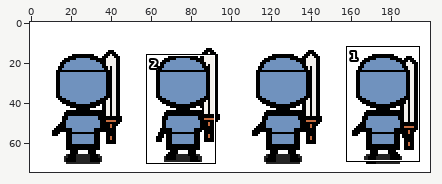
File history of a sprite sheet, resources/art/player_fighter_amuna_up_female_basic.png. The first picture is a wide view before the edit; the outline marks the close-up.
Close-up. As it was:
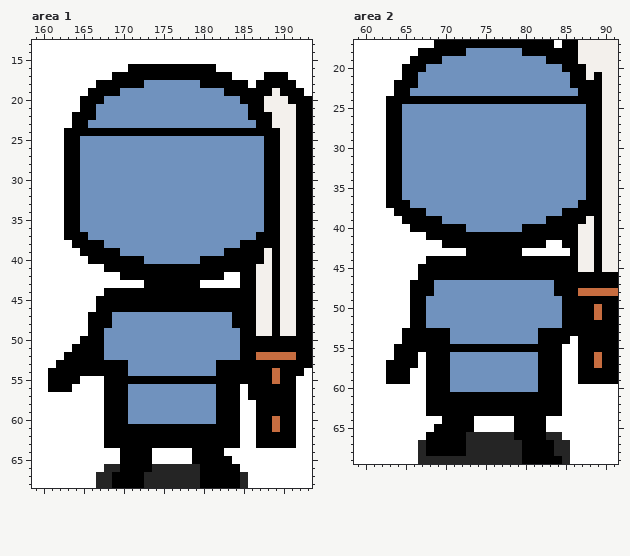
The file is 200x75 pixels. Shown: area 1: x 159..193, y 13..68; area 2: x 59..91, y 17..69. The commit also changed other parts of the picture, which this record leaves out.
After:
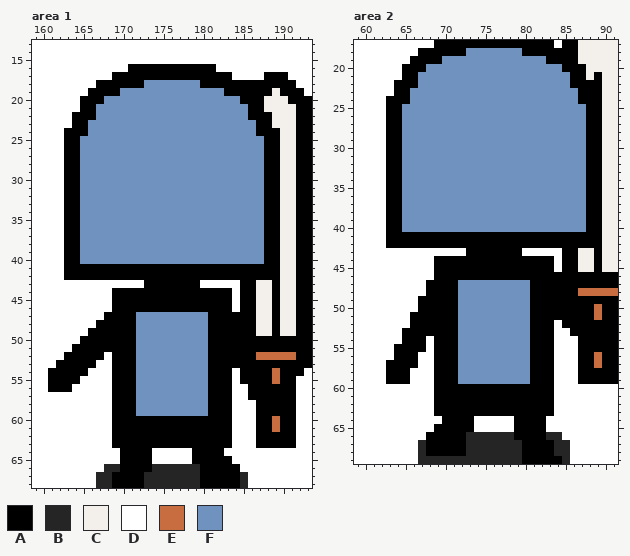
Palette (. is transparent): A #000000  B #252525  C #f3f0ec  D #ffffff  E #c76d40  F #7092be
From old to new:
--- area 1
@@ x 184..188 @@
 17 DDDDA
-18 AADAA
+18 AAAAA
 19 AAAAA
@@ x 159..193 @@
 23 DDDDDAAFFFFFFFFFFFFFFFFFFFFFAACCCAA
-24 DDDDAAAAAAAAAAAAAAAAAAAAAAAAAAACCAA
+24 DDDDAAAFFFFFFFFFFFFFFFFFFFFFAAACCAA
 25 DDDDAAFFFFFFFFFFFFFFFFFFFFFFFAACCAA
@@ x 159..193 @@
 36 DDDDAAFFFFFFFFFFFFFFFFFFFFFFFAACCAA
-37 DDDDAAAFFFFFFFFFFFFFFFFFFFFFAAACCAA
-38 DDDDDAAAAFFFFFFFFFFFFFFFFFAAAAACCAA
-39 DDDDDDAAAAAFFFFFFFFFFFFFAAAAACACCAA
-40 DDDDDDDAAAAAAAFFFFFFFAAAAAAAACACCAA
-41 DDDDDDDDDAAAAAAAAAAAAAAAAAAACCACCAA
-42 DDDDDDDDDDDAAAAAAAAAAAAADDAACCACCAA
+37 DDDDAAFFFFFFFFFFFFFFFFFFFFFFFAACCAA
+38 DDDDAAFFFFFFFFFFFFFFFFFFFFFFFAACCAA
+39 DDDDAAFFFFFFFFFFFFFFFFFFFFFFFAACCAA
+40 DDDDAAFFFFFFFFFFFFFFFFFFFFFFFAACCAA
+41 DDDDAAAAAAAAAAAAAAAAAAAAAAAAAAACCAA
+42 DDDDAAAAAAAAAAAAAAAAAAAAAAAAAAACCAA
 43 DDDDDDDDDDDDDDAAAAAAADDDDDAACCACCAA
-44 DDDDDDDDDAAAAAAAAAAAAAAAAAAACCACCAA
-45 DDDDDDDDAAAAAAAAAAAAAAAAAAAACCACCAA
-46 DDDDDDDDAAAAAAAAAAAAAAAAAAAACCACCAA
-47 DDDDDDDAAAFFFFFFFFFFFFFFFAAACCACCAA
-48 DDDDDDDAAAFFFFFFFFFFFFFFFAAACCACCAA
-49 DDDDDDDAAFFFFFFFFFFFFFFFFFAACCACCAA
-50 DDDDDDAAAFFFFFFFFFFFFFFFFFAAAAAAAAA
-51 DDDDDAAAAFFFFFFFFFFFFFFFFFAAAAAAAAA
-52 DDDDAAAAAFFFFFFFFFFFFFFFFFAAEEEEEAA
-53 DDDAAAAAAAAAFFFFFFFFFFFAAAAAAAAAAAA
-54 DDAAAAAAAAAAFFFFFFFFFFFAAAAAAAEAAAD
-55 DDAAAADDDAAAAAAAAAAAAAAAAAAAAAEAADD
-56 DDAAADDDDAAAFFFFFFFFFFFAAADAAAAAADD
-57 DDDDDDDDDAAAFFFFFFFFFFFAAADAAAAAADD
-58 DDDDDDDDDAAAFFFFFFFFFFFAAADDAAAAADD
-59 DDDDDDDDDAAAFFFFFFFFFFFAAADDAAAAADD
-60 DDDDDDDDDAAAFFFFFFFFFFFAAADDAAEAADD
-61 DDDDDDDDDAAAAAAAAAAAAAAAAADDAAEAADD
-62 DDDDDDDDDAAAAAAAAAAAAAAAAADDAAAAADD
-63 DDDDDDDDDAAAAAAAAAAAAAAAAADDAAAAADD
+44 DDDDDDDDDDAAAAAAAAAAAAAAADAACCACCAA
+45 DDDDDDDDDDAAAAAAAAAAAAAAADAACCACCAA
+46 DDDDDDDDDDAAAAAAAAAAAAAAADAACCACCAA
+47 DDDDDDDDDAAAAFFFFFFFFFAAAAAACCACCAA
+48 DDDDDDDDAAAAAFFFFFFFFFAAAAAACCACCAA
+49 DDDDDDDAAAAAAFFFFFFFFFAAAAAACCACCAA
+50 DDDDDDAAAAAAAFFFFFFFFFAAAAAAAAAAAAA
+51 DDDDDAAAAAAAAFFFFFFFFFAAAAAAAAAAAAA
+52 DDDDAAAAADAAAFFFFFFFFFAAAAAAEEEEEAA
+53 DDDAAAAADDAAAFFFFFFFFFAAAAAAAAAAAAA
+54 DDAAAAADDDAAAFFFFFFFFFAAADAAAAEAAAD
+55 DDAAAADDDDAAAFFFFFFFFFAAADAAAAEAADD
+56 DDAAADDDDDAAAFFFFFFFFFAAADDAAAAAADD
+57 DDDDDDDDDDAAAFFFFFFFFFAAADDAAAAAADD
+58 DDDDDDDDDDAAAFFFFFFFFFAAADDDAAAAADD
+59 DDDDDDDDDDAAAFFFFFFFFFAAADDDAAAAADD
+60 DDDDDDDDDDAAAAAAAAAAAAAAADDDAAEAADD
+61 DDDDDDDDDDAAAAAAAAAAAAAAADDDAAEAADD
+62 DDDDDDDDDDAAAAAAAAAAAAAAADDDAAAAADD
+63 DDDDDDDDDDAAAAAAAAAAAAAAADDDAAAAADD
 64 DDDDDDDDDDDAAAADDDDDAAAADDDDDDDDDDD
--- area 2
@@ x 59..91 @@
 23 DDDDDAAFFFFFFFFFFFFFFFFFFFFFAAACC
-24 DDDDAAAAAAAAAAAAAAAAAAAAAAAAAAACC
+24 DDDDAAAFFFFFFFFFFFFFFFFFFFFFAAACC
 25 DDDDAAFFFFFFFFFFFFFFFFFFFFFFFAACC
@@ x 59..91 @@
 36 DDDDAAFFFFFFFFFFFFFFFFFFFFFFFAACC
-37 DDDDAAAFFFFFFFFFFFFFFFFFFFFFAAACC
-38 DDDDDAAAAFFFFFFFFFFFFFFFFFAAAAACC
-39 DDDDDDAAAAAFFFFFFFFFFFFFAAAAACACC
-40 DDDDDDDAAAAAAAFFFFFFFAAAAAAACCACC
-41 DDDDDDDDDAAAAAAAAAAAAAAAAAAACCACC
-42 DDDDDDDDDDDAAAAAAAAAAAAADDAACCACC
-43 DDDDDDDDDDDDDDAAAAAAADDDDDDACCACC
-44 DDDDDDDDDAAAAAAAAAAAAAAAAAAACCACC
-45 DDDDDDDDAAAAAAAAAAAAAAAAAAAACCACC
-46 DDDDDDDDAAAAAAAAAAAAAAAAAAAAAAAAA
-47 DDDDDDDAAAFFFFFFFFFFFFFFFAAAAAAAA
-48 DDDDDDDAAAFFFFFFFFFFFFFFFAAAEEEEE
-49 DDDDDDDAAFFFFFFFFFFFFFFFFFAAAAAAA
-50 DDDDDDDAAFFFFFFFFFFFFFFFFFAAAAEAA
-51 DDDDDDDAAFFFFFFFFFFFFFFFFFAAAAEAA
-52 DDDDDDDAAFFFFFFFFFFFFFFFFFAAAAAAA
-53 DDDDDDAAAAAAFFFFFFFFFFFAAAAAAAAAA
-54 DDDDDDAAAAAAFFFFFFFFFFFAAAADAAAAA
-55 DDDDDAAAAAAAAAAAAAAAAAAAAADDAAAAA
-56 DDDDDAAADAAAFFFFFFFFFFFAAADDAAEAA
-57 DDDDAAAADAAAFFFFFFFFFFFAAADDAAEAA
-58 DDDDAAADDAAAFFFFFFFFFFFAAADDAAAAA
-59 DDDDAAADDAAAFFFFFFFFFFFAAADDAAAAA
-60 DDDDDDDDDAAAFFFFFFFFFFFAAADDDDDDD
-61 DDDDDDDDDAAAAAAAAAAAAAAAAADDDDDDD
-62 DDDDDDDDDAAAAAAAAAAAAAAAAADDDDDDD
-63 DDDDDDDDDAAAAAAAAAAAAAAAAADDDDDDD
+37 DDDDAAFFFFFFFFFFFFFFFFFFFFFFFAACC
+38 DDDDAAFFFFFFFFFFFFFFFFFFFFFFFAACC
+39 DDDDAAFFFFFFFFFFFFFFFFFFFFFFFAACC
+40 DDDDAAFFFFFFFFFFFFFFFFFFFFFFFAACC
+41 DDDDAAAAAAAAAAAAAAAAAAAAAAAAAAACC
+42 DDDDAAAAAAAAAAAAAAAAAAAAAAAAAAACC
+43 DDDDDDDDDDDDDDAAAAAAADDDDDAACCACC
+44 DDDDDDDDDDAAAAAAAAAAAAAAADAACCACC
+45 DDDDDDDDDDAAAAAAAAAAAAAAADAACCACC
+46 DDDDDDDDDDAAAAAAAAAAAAAAAAAAAAAAA
+47 DDDDDDDDDAAAAFFFFFFFFFAAAAAAAAAAA
+48 DDDDDDDDDAAAAFFFFFFFFFAAAAAAEEEEE
+49 DDDDDDDDAAAAAFFFFFFFFFAAAAAAAAAAA
+50 DDDDDDDDAAAAAFFFFFFFFFAAAAAAAAEAA
+51 DDDDDDDAAAAAAFFFFFFFFFAAAAAAAAEAA
+52 DDDDDDDAAAAAAFFFFFFFFFAAADAAAAAAA
+53 DDDDDDAAAAAAAFFFFFFFFFAAADDAAAAAA
+54 DDDDDDAAADAAAFFFFFFFFFAAADDDAAAAA
+55 DDDDDAAAADAAAFFFFFFFFFAAADDDAAAAA
+56 DDDDDAAADDAAAFFFFFFFFFAAADDDAAEAA
+57 DDDDAAAADDAAAFFFFFFFFFAAADDDAAEAA
+58 DDDDAAADDDAAAFFFFFFFFFAAADDDAAAAA
+59 DDDDAAADDDAAAFFFFFFFFFAAADDDAAAAA
+60 DDDDDDDDDDAAAAAAAAAAAAAAADDDDDDDD
+61 DDDDDDDDDDAAAAAAAAAAAAAAADDDDDDDD
+62 DDDDDDDDDDAAAAAAAAAAAAAAADDDDDDDD
+63 DDDDDDDDDDAAAAAAAAAAAAAAADDDDDDDD
 64 DDDDDDDDDDDAAAADDDDDAAAADDDDDDDDD
Pixel boxes of the changes (left, top, right, bottom) in both close-ups:
changed: (248, 80, 256, 88)
changed: (88, 128, 256, 136)
changed: (64, 232, 272, 448)
changed: (410, 96, 578, 104)
changed: (386, 200, 594, 416)
